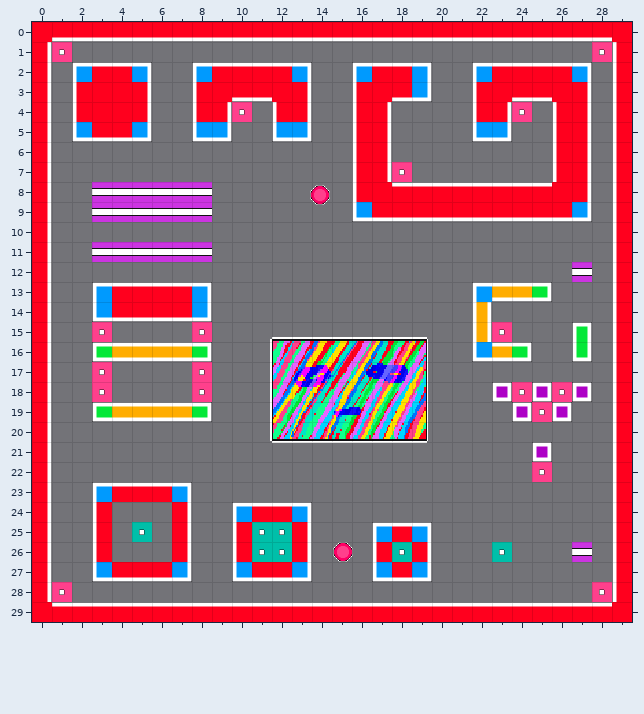
An edit to a level. Tiled map, assets/maps/debug/debug.tmx. The picture above is the old version.
Cells are 32x32 px. Shown: x 0..29, y 0..29.
Once edited:
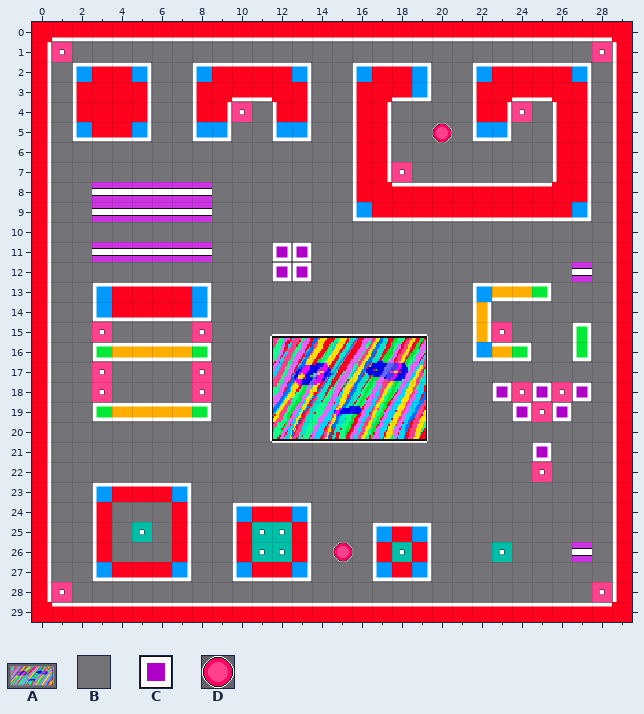
Key: from "carpet": A 0 "carpet"; from "debug_tileset": B 0, C 19, D 20.
_ is an empty cell.
Objects are placed by their top-left corner, in cells (3,4 is the top-left corner of cell 3,4); size is 1x1 cell unless given.
Edits made:
Layer "tile_layer":
Tile B becomes tile C in rows 11 to 12 at x 12 to 13.
Layer "object_layer":
Object D "teleport_up" at 13.9,8.1 becomes D "teleport_up" at 20,5.
Object A "Sprite" at 11.5,15.2 size 8.8x6.4 becomes A "carpet" at 11.5,15.1 size 8.8x6.5.
